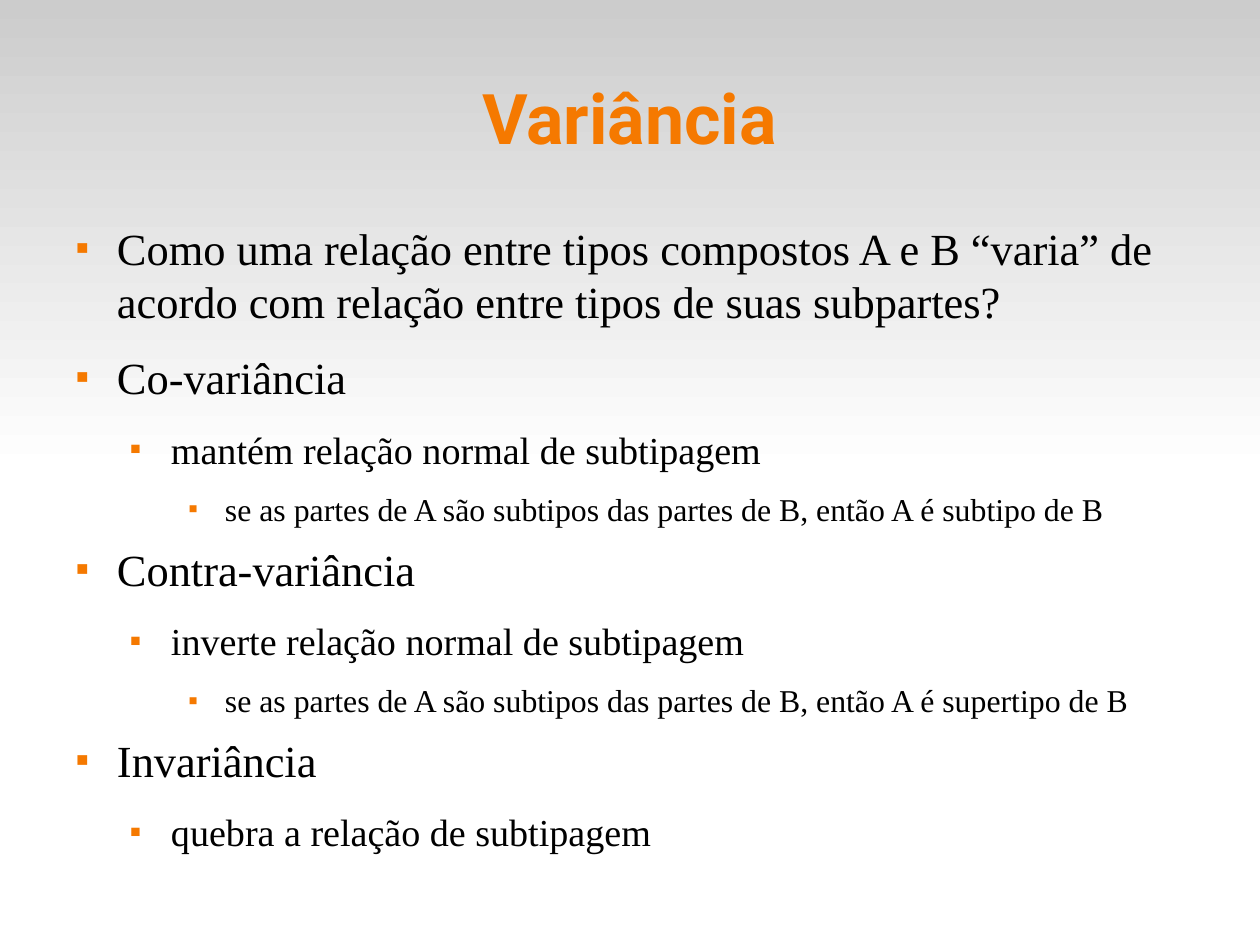
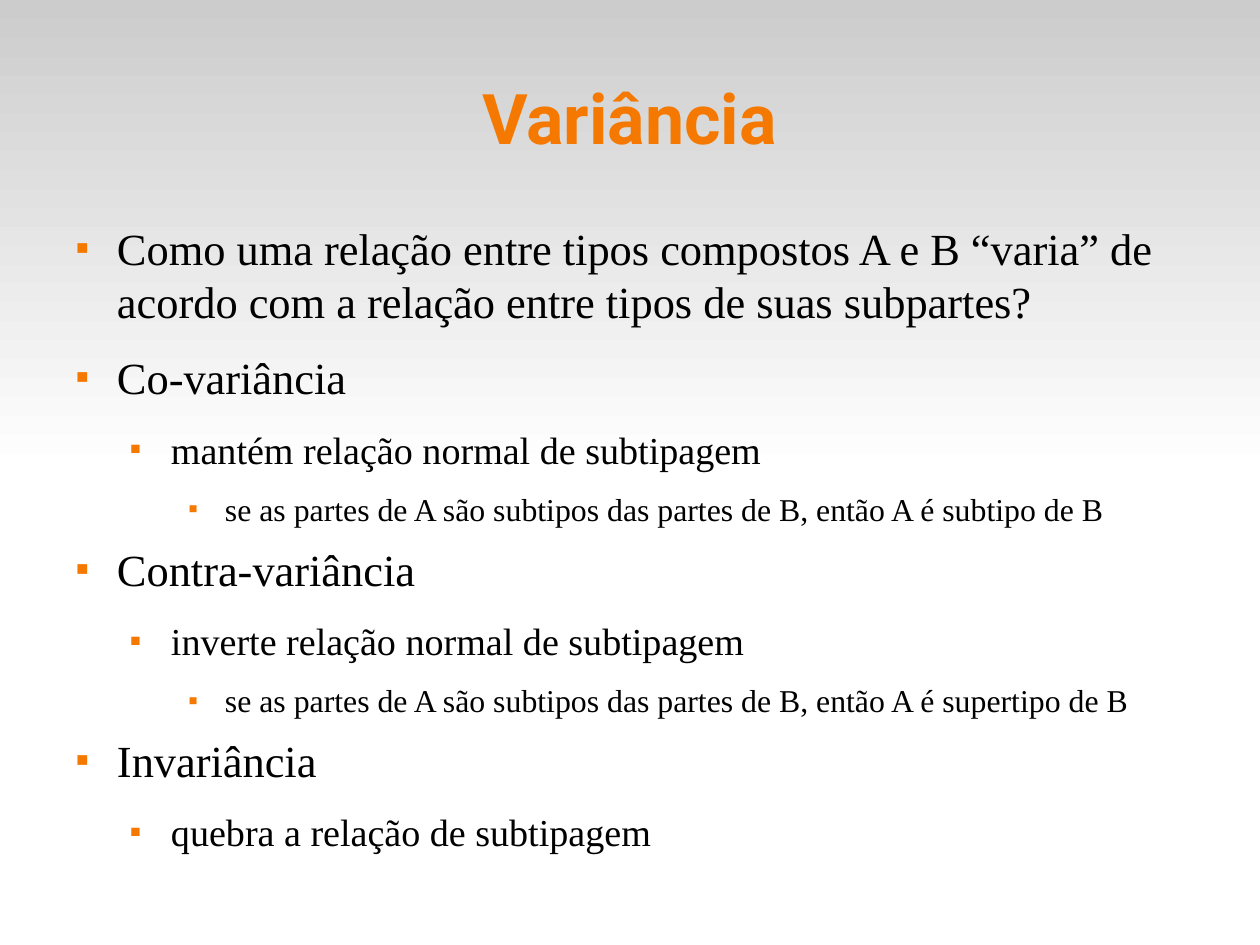
Before and after one commit to fsantanna-uerj/EDL, a slide deck: slide 22 of slides/edl-09-oo.odp (slide 23 before the commit). Drawn at 1260x945 pixels with LibreOffice and Linux fonts; fonts in the diff are those of the drawing. Boxes give left, top, right and bottom in pixels: in the first picture for what was removed or moved away, otherwise in the second. Text is boxed around its words. In the diff, an @@ line names an element or a change of style, - is before the commit and + after.

```diff
--- a/slides/edl-09-oo.odp
+++ b/slides/edl-09-oo.odp
@@ text at (x1=117, y1=234, x2=1152, y2=327): text changed @@
-■ Como uma relação entre tipos compostos A e B “varia” de acordo com relação entre tipos de suas subpartes?
+■ Como uma relação entre tipos compostos A e B “varia” de acordo com a relação entre tipos de suas subpartes?
```
Also in this commit, not shown: 3 other slides changed, 1 slide removed, 2 other files.
